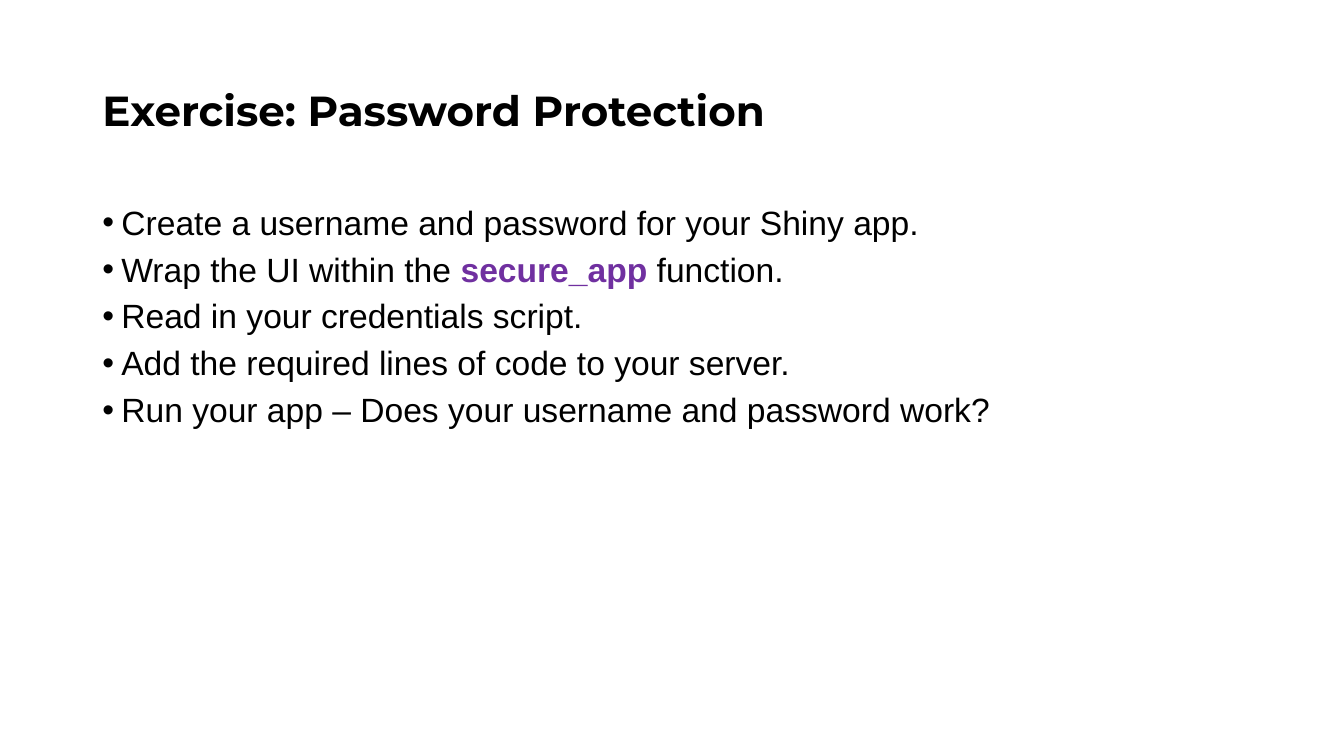
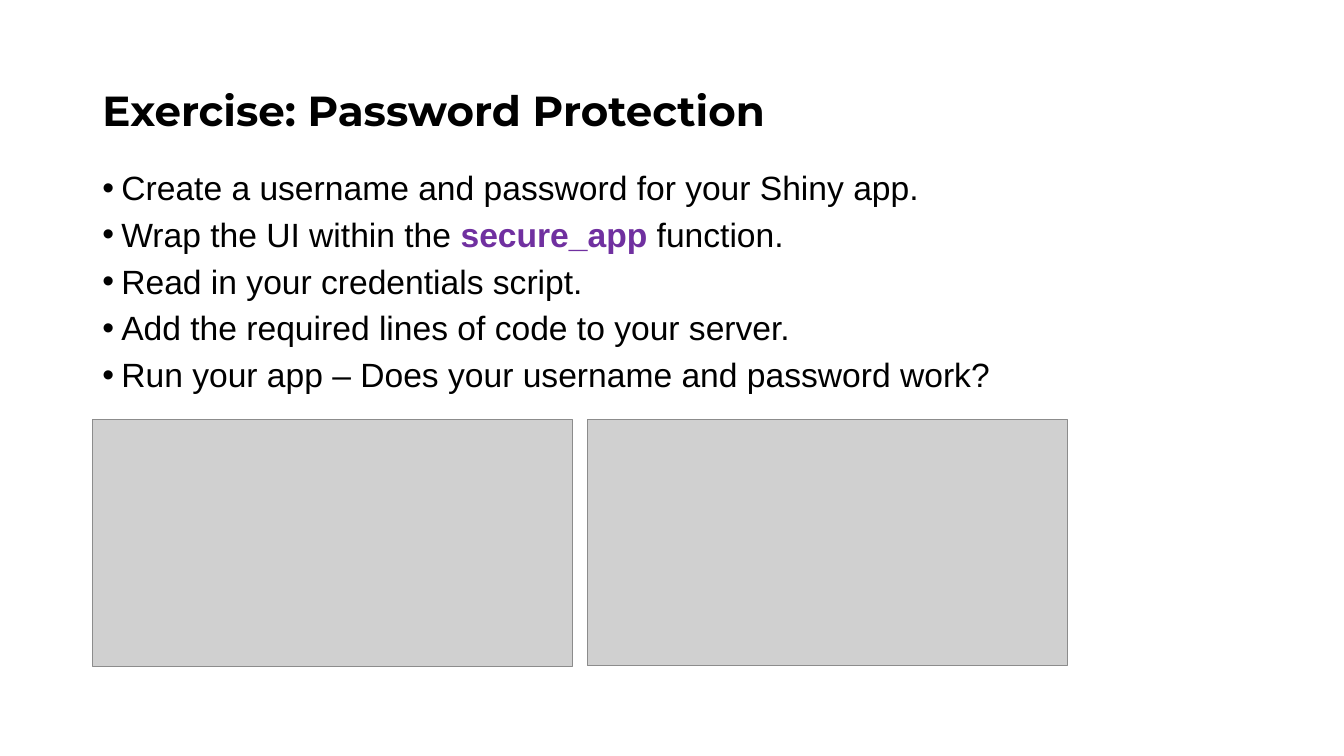
Before and after one commit to Public-Health-Scotland/learn-shiny, a slide deck: slide 11 of Day 3/slides/Shiny_Day_3.pptx. Drawn at 1344x756 pixels with LibreOffice and Linux fonts; fonts in the diff are those of the drawing; grey boxes stand for pictures; background and template pictures are left out. Boxes give left, top, right and bottom in pixels: in the first picture for what was removed or moved away, otherwise in the second. Text is boxed around its words. In the diff, an @@ line names an element or a change of style, - is before the commit and + after.

Commit message:
Changes to password protection

```diff
--- a/Day 3/slides/Shiny_Day_3.pptx
+++ b/Day 3/slides/Shiny_Day_3.pptx
@@ text "Create a username and password ...": place and size @@
-text "Create a username and password ..." at <box>121,210,990,429</box>
+text "Create a username and password ..." at <box>121,175,990,394</box>
@@ picture added at <box>93,419,573,666</box> @@
@@ picture added at <box>588,419,1068,666</box> @@
```
Also in this commit, not shown: 2 other slides changed, 1 other file.
